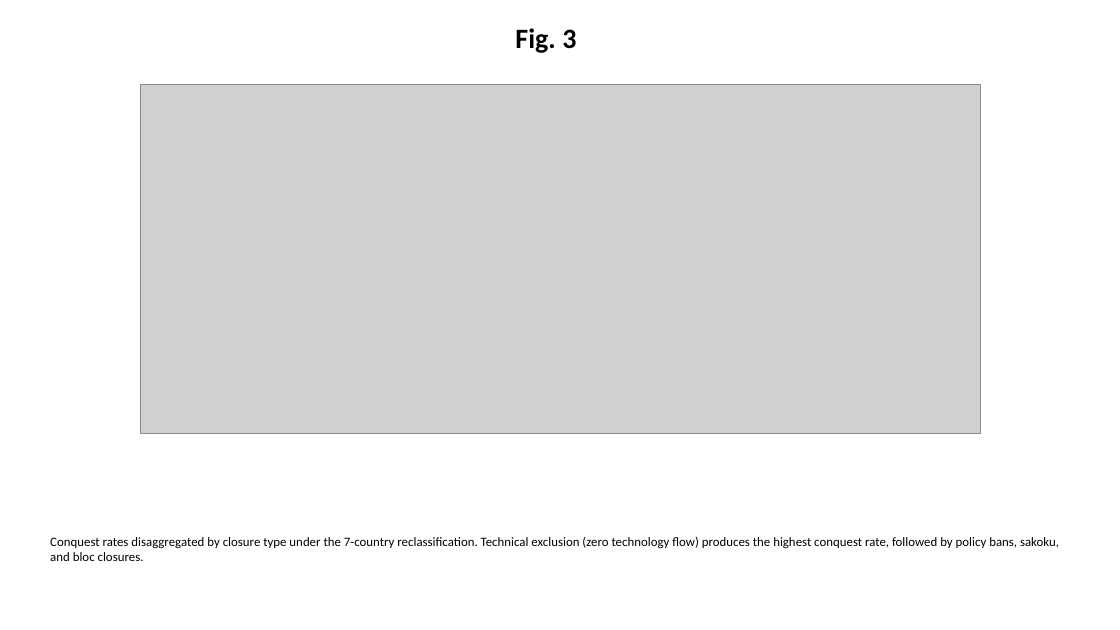
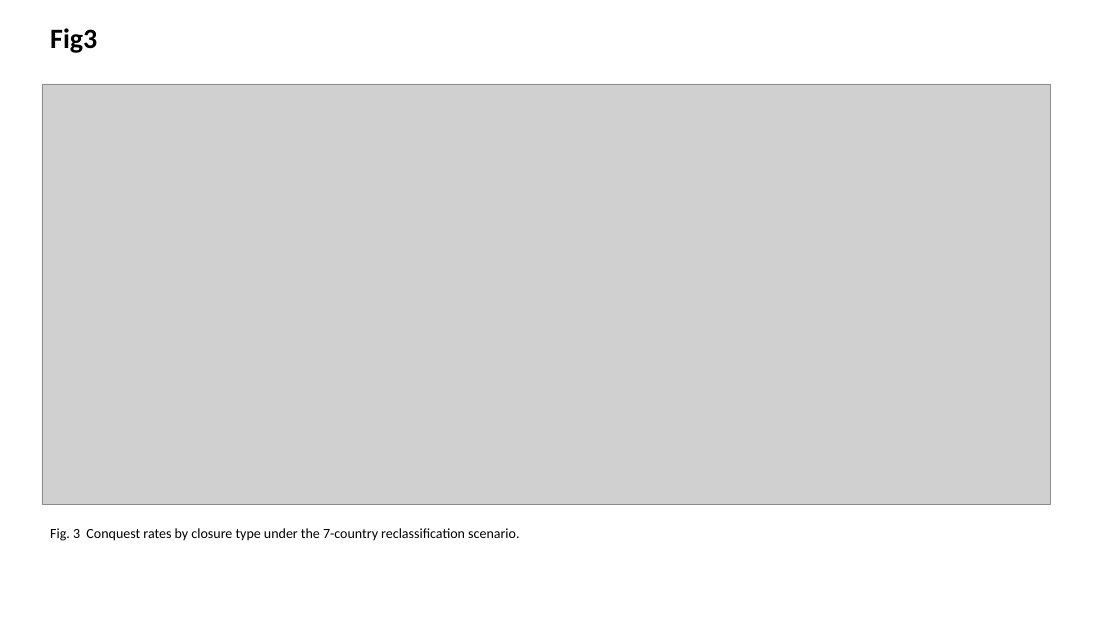
Before and after one commit to bougtoir/beyond-gdp-national-power, a slide deck: slide 3 of manuscript/figures_pptx.pptx. Drawn at 1120x630 pixels with LibreOffice and Linux fonts; fonts in the diff are those of the drawing; grey boxes stand for pictures. Boxes give left, top, right and bottom in pixels: in the first picture for what was removed or moved away, otherwise in the second. Text is boxed around its words. In the diff, an @@ line names an element or a change of style, - is before the commit and + after.

```diff
--- a/manuscript/figures_pptx.pptx
+++ b/manuscript/figures_pptx.pptx
@@ text at (50, 28, 97, 53): text changed @@
-Fig. 3
+Fig3
@@ picture: place and size @@
-picture at (140, 84, 981, 434)
+picture at (42, 84, 1050, 504)
@@ text at (50, 528, 519, 541): text changed; size 11 to 12 pt @@
-Conquest rates disaggregated by closure type under the 7-country reclassification. Technical exclusion (zero technology flow) produces the highest conquest rate, followed by policy bans, sakoku, and bloc closures.
+Fig. 3 Conquest rates by closure type under the 7-country reclassification scenario.
```
Also in this commit, not shown: 2 other slides changed, 1 slide added, 1 slide removed, 55 other files.
